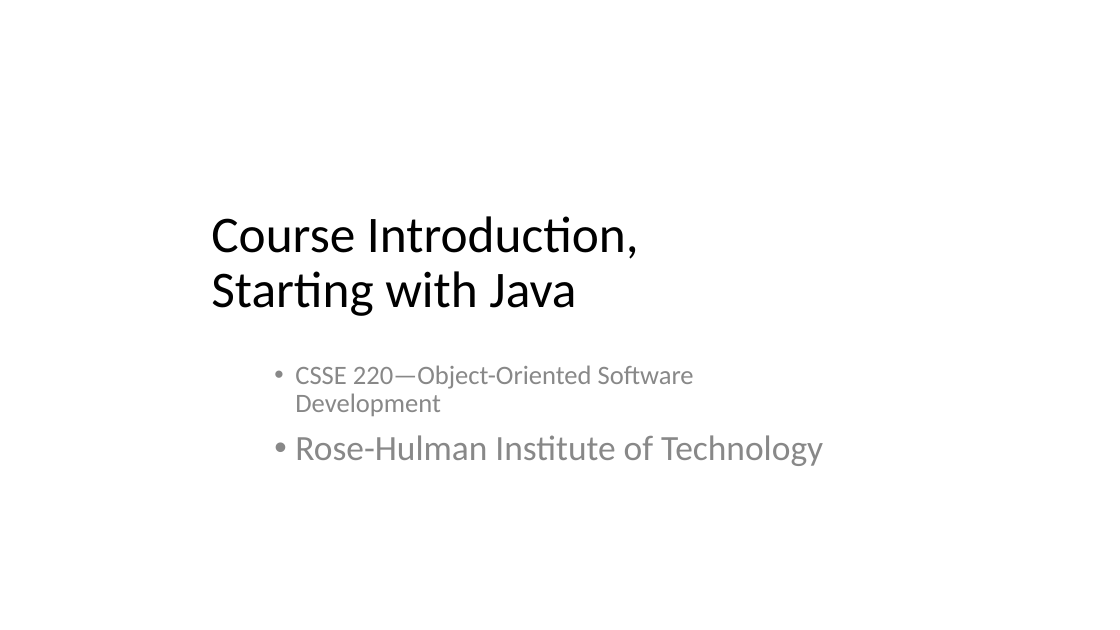
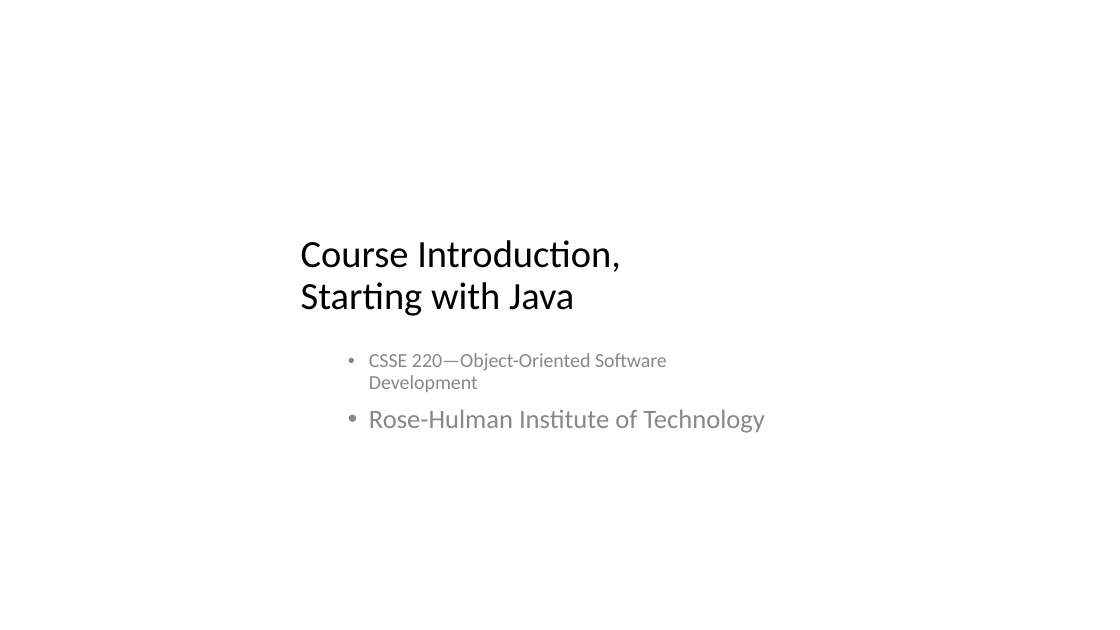
Before and after one commit to RHIT-CSSE/csse220, a slide deck: slide 2 of ClassMaterials/JavaIntro/Slides/InstructorIntro.pptx (slide 3 before the commit). Drawn at 1120x630 pixels with LibreOffice and Linux fonts; fonts in the diff are those of the drawing. Boxes give left, top, right and bottom in pixels: in the first picture for what was removed or moved away, otherwise in the second. Text is boxed around its words. In the diff, an @@ line names an element or a change of style, - is before the commit and + after.

```diff
--- a/ClassMaterials/JavaIntro/Slides/InstructorIntro.pptx
+++ b/ClassMaterials/JavaIntro/Slides/InstructorIntro.pptx
@@ title "Course Introduction, Starting with Java": place and size @@
-title "Course Introduction, Starting with Java" at [211, 216, 639, 316]
+title "Course Introduction, Starting with Java" at [301, 240, 621, 316]
@@ title "Course Introduction, Starting with Java" at [301, 240, 621, 316]: size 44 to 33 pt @@
@@ text "CSSE 220—Object-Oriented Software Development": place and size @@
-text "CSSE 220—Object-Oriented Software Development" at [295, 365, 823, 466]
+text "CSSE 220—Object-Oriented Software Development" at [369, 353, 765, 433]
@@ text "CSSE 220—Object-Oriented Software Development" at [369, 353, 765, 433]: size 22.8 to 17.1 pt in "CSSE 220—Object-Oriented Software Development"; size 30.4 to 22.8 pt in "Rose-Hulman Institute of Technology"; less space between paragraphs @@
```
Also in this commit, not shown: 6 other slides changed, 45 other files.
